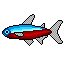
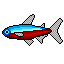
Layer changes from the first w=64, h=64 image to the second:
painted on "Color" over [3, 19, 62, 44]
painted on "Outline" over [17, 18, 63, 45]
